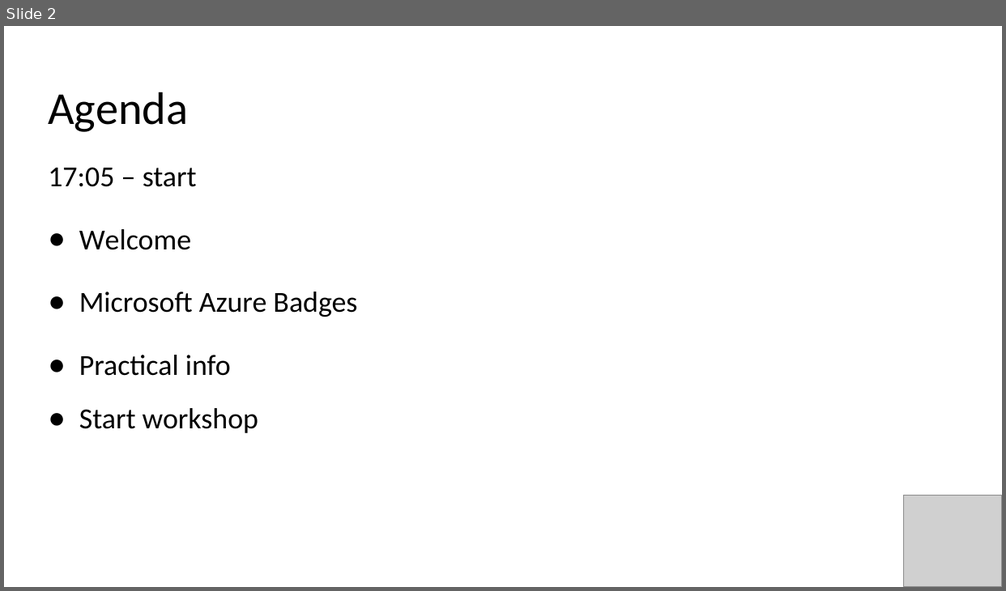
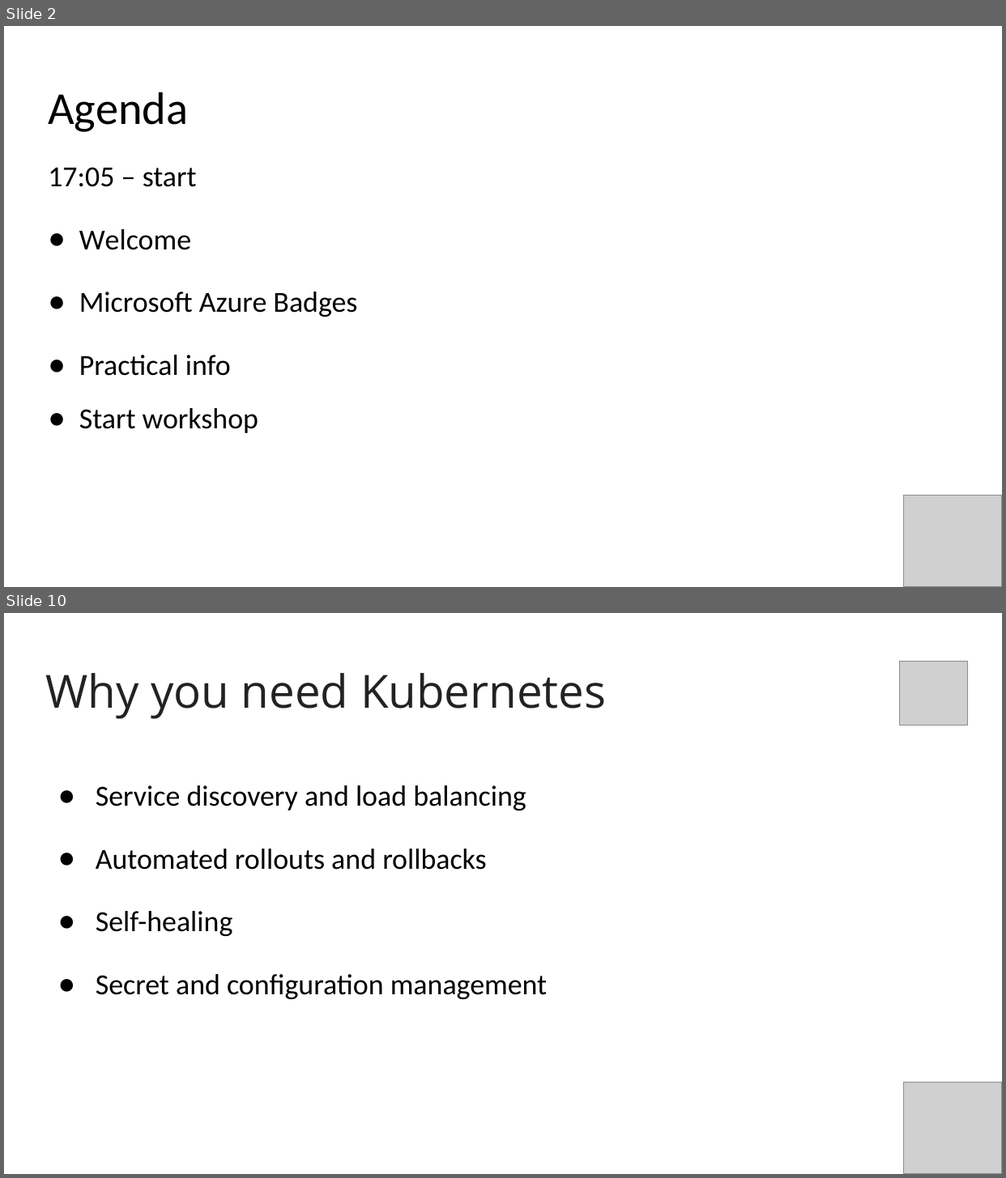
Before and after one commit to evgenyb/aks-workshops, a slide deck: 01-aks-and-k8s-101/slides/Introduction to AKS.pptx. Shown one above the other, each under a label of ours: slide 2 before the commit, slides 2 and 10 after it; the slides between them are not shown. The pictures are 1006x591 and 1006x1178 pixels, drawn with LibreOffice and Linux fonts; fonts in the diff are those of the drawing; grey boxes stand for pictures. Boxes give left, top, right and bottom in pixels: in the first picture for what was removed or moved away, otherwise in the second. Text is boxed around its words. In the diff, an @@ line names an element or a change of style, - is before the commit and + after.

```diff
--- a/01-aks-and-k8s-101/slides/Introduction to AKS.pptx
+++ b/01-aks-and-k8s-101/slides/Introduction to AKS.pptx
@@ slide 10 added at [4, 613, 1002, 1174], background #FFFFFF @@
@@ title added at [45, 673, 606, 719], 44 pt, text #222222 @@
+Why you need Kubernetes
@@ picture added at [899, 662, 968, 726] @@
@@ text added at [96, 786, 547, 999], 28 pt, text #000000 @@
+● Service discovery and load balancing
+● Automated rollouts and rollbacks
+● Self-healing
+● Secret and configuration management
@@ picture added at [904, 1082, 1002, 1174] @@
```
Also in this commit, not shown: 3 slides changed, 12 other slides added, 7 other files.
